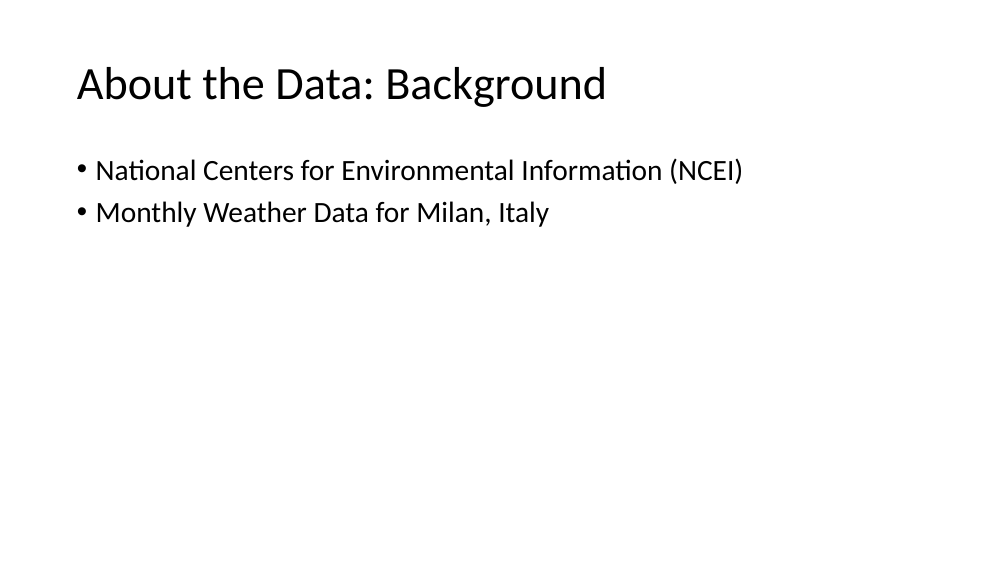
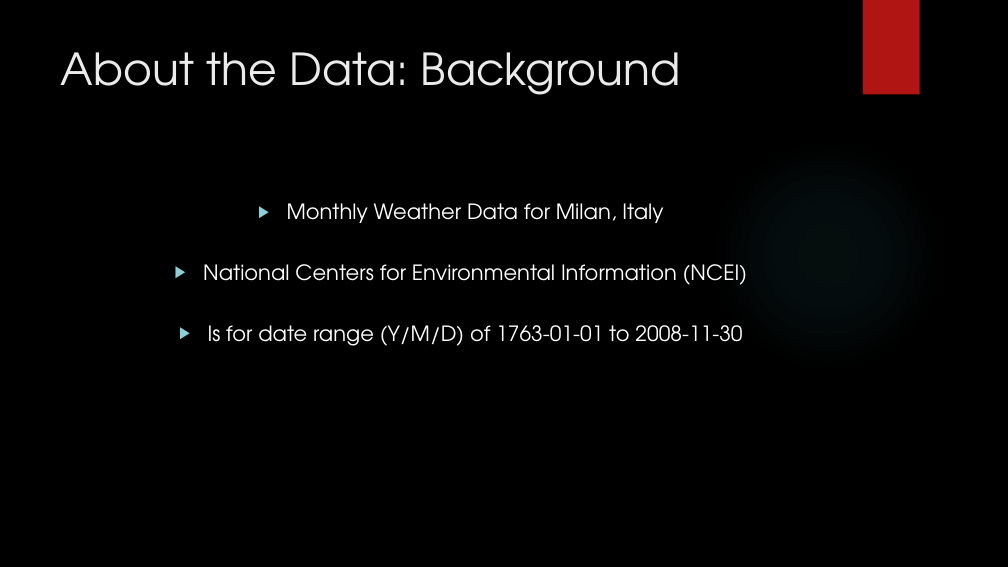
Before and after one commit to corbinmgraham/Climate-Analysis, a slide deck: slide 3 of DS202-FinalPresentation.pptx. Drawn at 1008x567 pixels with LibreOffice and Linux fonts; fonts in the diff are those of the drawing; background and template pictures are left out. Boxes give left, top, right and bottom in pixels: in the first picture for what was removed or moved away, otherwise in the second. Text is boxed around its words. In the diff, an @@ line names an element or a change of style, - is before the commit and + after.

```diff
--- a/DS202-FinalPresentation.pptx
+++ b/DS202-FinalPresentation.pptx
@@ background #FFFFFF to picture (left out) @@
@@ rectangle added at box(863, 0, 920, 95), fill #B01513 @@
@@ title "About the Data: Background": place and size @@
-title "About the Data: Background" at box(77, 67, 607, 107)
+title "About the Data: Background" at box(61, 52, 681, 95)
@@ title "About the Data: Background" at box(61, 52, 681, 95): size 44 to 42 pt, font Calibri to TeX Gyre Adventor, text colour #000000 to #EBEBEB; line spacing 0.9 to 1; vertical alignment middle to top @@
@@ ellipse added at box(712, 138, 944, 371), fill gradient #50B9C1 @@
@@ text "Monthly Weather Data for Milan, ...": place and size @@
-text "Monthly Weather Data for Milan, ..." at box(96, 158, 743, 227)
+text "Monthly Weather Data for Milan, ..." at box(203, 203, 747, 346)
@@ text at box(287, 203, 663, 223): paragraph added @@
+▶ Monthly Weather Data for Milan, Italy
@@ text at box(203, 264, 747, 285): size 28 to 20 pt, font Calibri to TeX Gyre Adventor, text colour #000000 to #FFFFFF in "National Centers for Environmental Information (NCEI)"; alignment left to centre; bullet • to ▶; line spacing 0.9 to 2 @@
@@ text at box(208, 325, 742, 346): text changed; size 28 to 20 pt; font Calibri to TeX Gyre Adventor; text colour #000000 to #FFFFFF @@
-• Monthly Weather Data for Milan, Italy
+▶ Is for date range (Y/M/D) of 1763-01-01 to 2008-11-30
```
Also in this commit, not shown: 13 other slides changed, 1 slide added, 1 slide removed, 1 other file.
